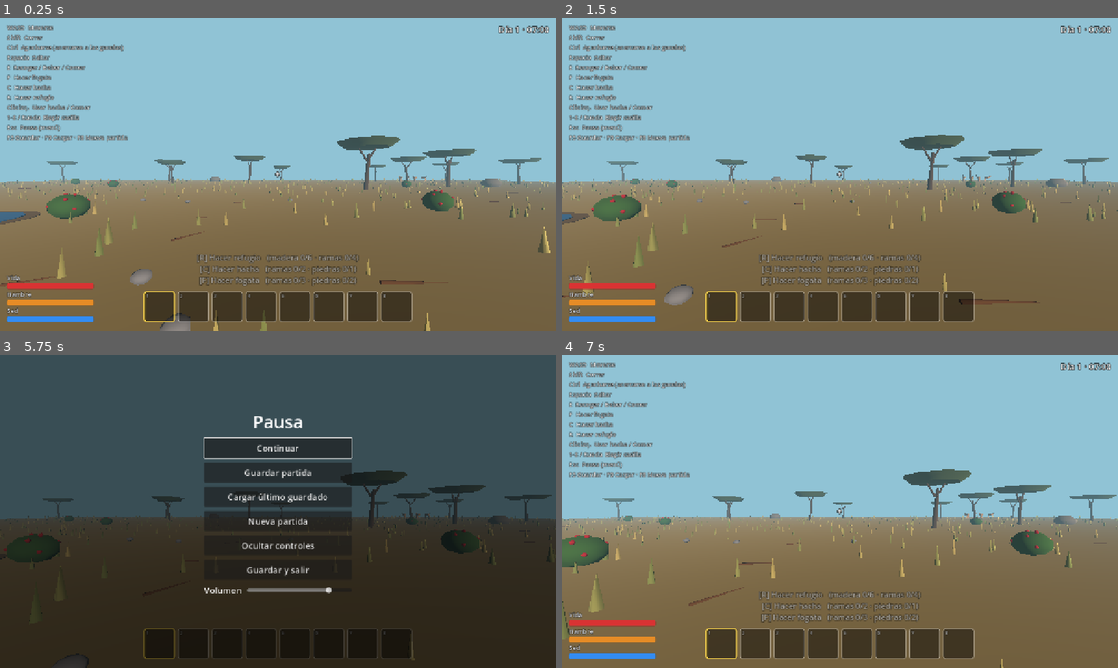
Above: before the commit, frames 1-4 (two rows, left to right).
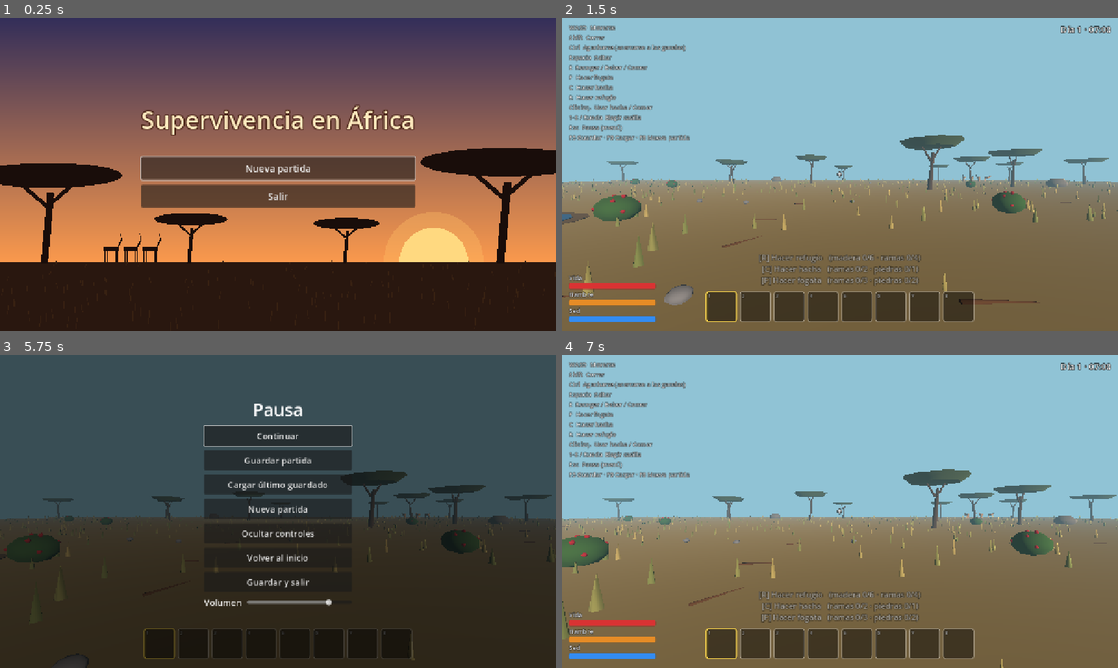
Above: after the commit, the same moments.

Repository: cgalvezd92/VideoJuego
Game: Godot game, scene res://Levels/title_screen.tscn
Same seed, same stepped clock (60 frames per second), same inputs: the game is played once before the commit and once after it. Before the commit the project starts from res://Levels/main.tscn.
Inputs (mouse positions are in pixels of both pictures, inside the frame that each line leads up to):
- Up to frame 1 (0.25 s): no input
- Up to frame 2 (1.5 s): click (840, 168) at 0.5 s, where only the run after the commit has a clickable "Nueva partida"; tap Enter at 1.25 s; move the mouse to (867, 174) at 1.27 s; hold W (move_forward) from 1.28 s (still down); hold F8 (new_game) from 1.28 s (still down)
- Up to frame 3 (5.75 s): keep holding W (move_forward); tap Space (jump) at 1.52, 2.27, 3.77, 4.52, 5.27 s; move the mouse to (250, 511) at 2.02 s; release F8 (new_game) at 2.03 s; click (250, 511) at 2.1 s; tap F8 (new_game) every 0.75 s from 2.3 to 5.3 s; move the mouse to (289, 505) at 2.77 s; hold F (build_fire) 2.78-3.53 s; move the mouse to (272, 517) at 3.52 s; tap R (build_shelter) at 3.6 s; move the mouse to (316, 514) at 4.27 s; hold C (craft_axe) 4.28-5.03 s; tap F5 (save_game) at 4.9 s; move the mouse to (233, 508) at 5.02 s; tap Ctrl (crouch) at 5.1 s; tap Escape (ui_cancel) at 5.65 s
- Up to frame 4 (7 s): release W (move_forward) at 5.75 s; click "Continuar" at 5.75 s; tap Space (jump) at 6.5 s; move the mouse to (845, 511) at 6.52 s; hold W (move_forward) from 6.53 s (still down); hold F8 (new_game) from 6.53 s (still down); tap E (interact) at 6.6 s

The runs differ from the first frame. In frame 1, 100% of the frame differs, in the area x 0-100%, y 0-100%; in frame 2, nothing differs; in frame 3, 5.0%; in frame 4, nothing differs.

Commit message:
Etapa 16: pantalla de inicio
- Levels/title_screen.tscn + title_screen.gd: nueva escena principal con
  el título sobre un atardecer de la sabana dibujado por código (cielo,
  sol, acacias, gacelas y hierba). Botones Continuar (si hay guardado,
  con el día y la hora), Nueva partida (confirma si hay guardado) y Salir.
- pause_menu.gd: botón 'Volver al inicio' (guarda antes).
- project.godot: la escena principal es title_screen.tscn.
- CLAUDE.md: etapa 15 lista, etapa 16 en pruebas.

Co-Authored-By: Claude Opus 5.5 <noreply@anthropic.com>
Claude-Session: https://claude.ai/code/session_015eDmJJqEXKPdpgqKicuVm4

Diff:
--- a/Levels/pause_menu.gd
+++ b/Levels/pause_menu.gd
@@ -73,6 +73,13 @@
 	_update_controls_text()
 
 
+func _on_title() -> void:
+	# Guarda y vuelve a la pantalla de inicio.
+	save_game.save_game(false)
+	get_tree().paused = false
+	get_tree().change_scene_to_file("res://Levels/title_screen.tscn")
+
+
 func _on_quit() -> void:
 	save_game.save_game(false)
 	get_tree().quit()
@@ -118,6 +125,7 @@
 	_add_button(column, "Cargar último guardado", _on_load)
 	new_game_button = _add_button(column, "Nueva partida", _on_new_game)
 	controls_button = _add_button(column, "Ocultar controles", _on_toggle_controls)
+	_add_button(column, "Volver al inicio", _on_title)
 	_add_button(column, "Guardar y salir", _on_quit)
 
 	# Volumen: deslizador de 0 a 100 (se recuerda en user://ajustes.cfg).
--- /dev/null
+++ b/Levels/title_screen.gd
@@ -0,0 +1,162 @@
+extends Control
+## Pantalla de inicio: título, fondo de sabana y botones (Etapa 16).
+## Va en el nodo raíz "TitleScreen" (Control) de title_screen.tscn,
+## que es la escena principal del proyecto.
+
+const GAME_SCENE: String = "res://Levels/main.tscn"
+const SAVE_PATH: String = "user://partida.json"
+
+## Título que se muestra (cámbialo en el Inspector).
+@export var game_title: String = "Supervivencia en África"
+
+var new_game_button: Button
+var confirm_new_game: bool = false
+
+
+func _ready() -> void:
+	Input.mouse_mode = Input.MOUSE_MODE_VISIBLE
+	get_tree().paused = false
+	_build_menu()
+
+
+# --- Botones ---
+
+func _on_continue() -> void:
+	# El nivel carga solo el guardado al empezar (SaveGame).
+	get_tree().change_scene_to_file(GAME_SCENE)
+
+
+func _on_new_game() -> void:
+	if FileAccess.file_exists(SAVE_PATH) and not confirm_new_game:
+		confirm_new_game = true
+		new_game_button.text = "¿Seguro? Se borrará la partida guardada"
+		return
+	if FileAccess.file_exists(SAVE_PATH):
+		DirAccess.remove_absolute(SAVE_PATH)
+	get_tree().change_scene_to_file(GAME_SCENE)
+
+
+func _on_quit() -> void:
+	get_tree().quit()
+
+
+## Lee el día y la hora del guardado para mostrarlos en "Continuar".
+func _saved_time_text() -> String:
+	var data = JSON.parse_string(FileAccess.get_file_as_string(SAVE_PATH))
+	if typeof(data) != TYPE_DICTIONARY or not data.has("hours"):
+		return ""
+	var total: float = data.hours
+	var hour: float = fmod(total, 24.0)
+	return "  (Día %d · %02d:%02d)" % [int(total / 24.0) + 1, int(hour), int(fmod(hour, 1.0) * 60.0)]
+
+
+# --- Menú (por código) ---
+
+func _build_menu() -> void:
+	var column := VBoxContainer.new()
+	add_child(column)
+	column.set_anchors_and_offsets_preset(Control.PRESET_CENTER)
+	column.grow_horizontal = Control.GROW_DIRECTION_BOTH
+	column.grow_vertical = Control.GROW_DIRECTION_BOTH
+	column.offset_top = -90.0  # Por encima del centro, sobre el cielo.
+	column.add_theme_constant_override("separation", 12)
+
+	var title := Label.new()
+	column.add_child(title)
+	title.text = game_title
+	title.horizontal_alignment = HORIZONTAL_ALIGNMENT_CENTER
+	title.add_theme_font_size_override("font_size", 56)
+	title.add_theme_color_override("font_color", Color(1.0, 0.92, 0.75))
+	title.add_theme_constant_override("outline_size", 10)
+	title.add_theme_color_override("font_outline_color", Color(0.25, 0.1, 0.05))
+
+	var spacer := Control.new()
+	column.add_child(spacer)
+	spacer.custom_minimum_size = Vector2(0, 24)
+
+	var has_save: bool = FileAccess.file_exists(SAVE_PATH)
+	var first: Button
+	if has_save:
+		first = _add_button(column, "Continuar" + _saved_time_text(), _on_continue)
+	new_game_button = _add_button(column, "Nueva partida", _on_new_game)
+	_add_button(column, "Salir", _on_quit)
+	if first == null:
+		first = new_game_button
+	first.grab_focus.call_deferred()  # Para usarlo con flechas y Enter.
+
+
+func _add_button(parent: Control, text: String, action: Callable) -> Button:
+	var button := Button.new()
+	parent.add_child(button)
+	button.text = text
+	button.custom_minimum_size = Vector2(420, 52)
+	button.add_theme_font_size_override("font_size", 22)
+	button.pressed.connect(Sounds.play.bind("click", -4.0, 0.0))
+	button.pressed.connect(action)
+	return button
+
+
+# --- Fondo: atardecer en la sabana, dibujado con formas simples ---
+
+func _notification(what: int) -> void:
+	if what == NOTIFICATION_RESIZED:
+		queue_redraw()  # Redibuja si cambia el tamaño de la ventana.
+
+
+func _draw() -> void:
+	var w: float = size.x
+	var h: float = size.y
+	var horizon: float = h * 0.78
+
+	# Cielo: degradado de azul oscuro (arriba) a naranja (horizonte).
+	draw_polygon(
+		PackedVector2Array([Vector2(0, 0), Vector2(w, 0), Vector2(w, horizon), Vector2(0, horizon)]),
+		PackedColorArray([Color(0.2, 0.18, 0.35), Color(0.2, 0.18, 0.35), Color(0.98, 0.6, 0.3), Color(0.98, 0.6, 0.3)])
+	)
+
+	# Sol medio escondido en el horizonte.
+	var sun_center := Vector2(w * 0.78, horizon)
+	draw_circle(sun_center, h * 0.16, Color(1.0, 0.75, 0.4, 0.35))
+	draw_circle(sun_center, h * 0.11, Color(1.0, 0.85, 0.5))
+
+	# Suelo oscuro.
+	draw_rect(Rect2(0, horizon, w, h - horizon), Color(0.16, 0.09, 0.06))
+
+	# Siluetas de acacias (posición x, escala).
+	var silhouette := Color(0.1, 0.05, 0.04)
+	for tree in [[0.08, 1.0], [0.34, 0.5], [0.9, 1.15], [0.62, 0.45]]:
+		_draw_acacia(Vector2(w * tree[0], horizon + 2.0), h * 0.0025 * tree[1], silhouette)
+
+	# Gacelas pequeñas a lo lejos.
+	for x in [0.2, 0.235, 0.27]:
+		_draw_gazelle(Vector2(w * x, horizon), h * 0.0012, silhouette)
+
+	# Hierba en primer plano.
+	var rng := RandomNumberGenerator.new()
+	rng.seed = 3
+	for i in 140:
+		var x: float = rng.randf() * w
+		var base_y: float = horizon + rng.randf() * (h - horizon)
+		var blade: float = lerpf(6.0, 26.0, (base_y - horizon) / (h - horizon))
+		draw_line(Vector2(x, base_y), Vector2(x + rng.randf_range(-4, 4), base_y - blade), Color(0.22, 0.13, 0.07), 2.0)
+
+
+func _draw_acacia(base: Vector2, s: float, color: Color) -> void:
+	# Tronco y dos ramas.
+	draw_line(base, base + Vector2(8, -90) * s, color, 9.0 * s)
+	draw_line(base + Vector2(6, -70) * s, base + Vector2(-35, -105) * s, color, 5.0 * s)
+	draw_line(base + Vector2(7, -75) * s, base + Vector2(45, -108) * s, color, 5.0 * s)
+	# Copa plana: una elipse aplastada.
+	var points := PackedVector2Array()
+	for i in 20:
+		var a: float = TAU * i / 20.0
+		points.append(base + Vector2(5 + cos(a) * 95, -112 + sin(a) * 16) * s)
+	draw_colored_polygon(points, color)
+
+
+func _draw_gazelle(base: Vector2, s: float, color: Color) -> void:
+	draw_rect(Rect2(base + Vector2(-20, -42) * s, Vector2(40, 14) * s), color)  # Cuerpo
+	draw_line(base + Vector2(18, -40) * s, base + Vector2(28, -60) * s, color, 5.0 * s)  # Cuello
+	draw_line(base + Vector2(28, -60) * s, base + Vector2(24, -76) * s, color, 2.0 * s)  # Cuernos
+	for x in [-16, -10, 12, 17]:
+		draw_line(base + Vector2(x, -30) * s, base + Vector2(x, 0) * s, color, 3.0 * s)  # Patas
--- /dev/null
+++ b/Levels/title_screen.tscn
@@ -0,0 +1,12 @@
+[gd_scene format=3]
+
+[ext_resource type="Script" path="res://Levels/title_screen.gd" id="1_frj5v"]
+
+[node name="TitleScreen" type="Control" unique_id=1247436172]
+layout_mode = 3
+anchors_preset = 15
+anchor_right = 1.0
+anchor_bottom = 1.0
+grow_horizontal = 2
+grow_vertical = 2
+script = ExtResource("1_frj5v")
--- a/project.godot
+++ b/project.godot
@@ -11,7 +11,7 @@
 [application]
 
 config/name="Proyecto_Mundo_Abierto"
-run/main_scene="uid://clux5tsi0a36p"
+run/main_scene="res://Levels/title_screen.tscn"
 config/features=PackedStringArray("4.7", "GL Compatibility")
 run/max_fps=60
 config/icon="res://icon.svg"
Not shown, added: Levels/title_screen.gd.uid
Not shown, changed: CLAUDE.md
